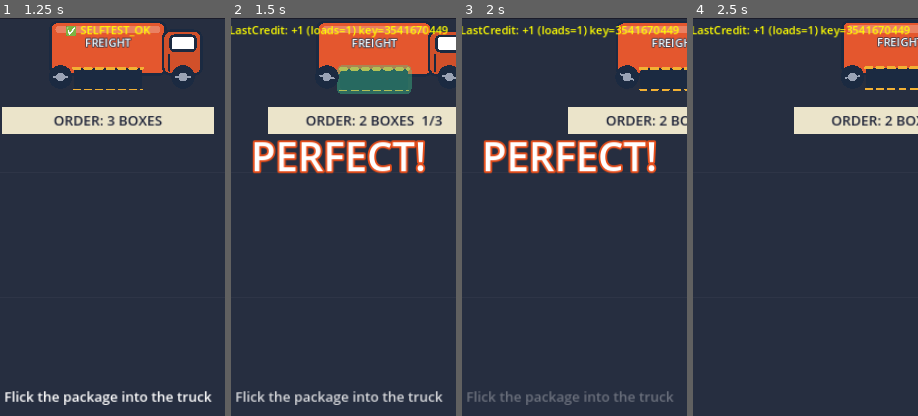
Above: before the commit, frames 1-4 (left to right).
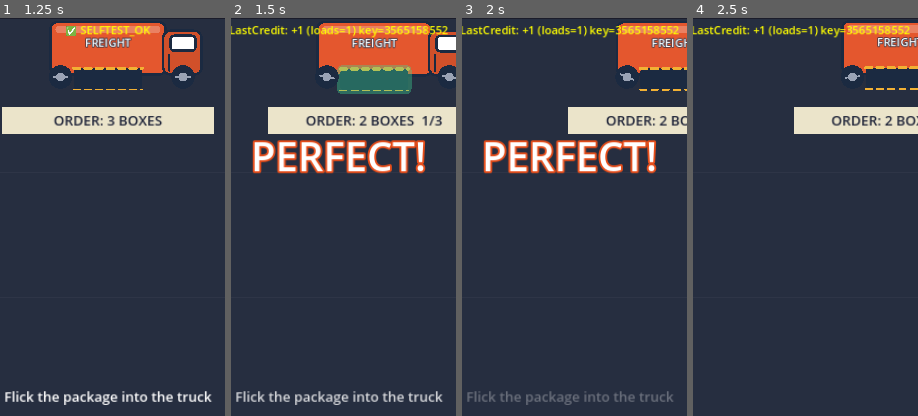
Above: after the commit, the same moments.

Repository: shaharFranses/flick-freight
Game: Godot game, scene res://scenes/main.tscn
Same seed, same stepped clock (60 frames per second), same inputs: the game is played once before the commit and once after it.
Inputs (mouse positions are % of the whole screen's width and height, from its top left):
- Up to frame 1 (1.25 s): move the mouse to (72, 45) at 0.52 s; click (72, 45) at 0.67 s; tap Space (ui_select) at 0.77 s
- Up to frame 2 (1.5 s): click "DEBUG +1 Load (F1)" at 1.25 s
- Up to frame 3 (2 s): no input
- Up to frame 4 (2.5 s): drag from (30, 55) to (73, 20) at 2.02 s
The pictures show only the part of the screen within x 26-76%, y 12-62%; the shares and areas given below are measured in that part.

Frame 1 is identical in both runs. In frame 2, 0.3% of the frame differs, in the area x 73-97%, y 2-5%; in frame 3, 0.3%; in frame 4, 0.3%.

Commit message:
r4: on-fire embers as tweened sprites (deterministic tint)

Diff:
--- a/scripts/ui_manager.gd
+++ b/scripts/ui_manager.gd
@@ -809,27 +809,29 @@
 			glow.polygon = Art.rrect(-100, -60, 200, 128, 24)
 			glow.color = Color(Art.AMBER, 0.22)
 			fire_glow.add_child(glow)
-			var fl = CPUParticles2D.new()
-			fl.texture = Art.TEX_STAR
-			fl.local_coords = false
-			fl.amount = 30
-			fl.lifetime = 0.5
-			fl.z_index = 4
-			fl.position = Vector2(0, 40)
-			fl.emission_shape = CPUParticles2D.EMISSION_SHAPE_RECTANGLE
-			fl.emission_rect_extents = Vector2(95, 30)
-			fl.direction = Vector2(0, -1)
-			fl.spread = 12
-			fl.gravity = Vector2(0, -220)
-			fl.initial_velocity_min = 20
-			fl.initial_velocity_max = 70
-			fl.scale_amount_min = 0.25
-			fl.scale_amount_max = 0.45
-			var g = Gradient.new()
-			g.set_color(0, Color(1.0, 0.85, 0.35, 1.0))
-			g.set_color(1, Color(0.9, 0.35, 0.18, 0.0))
-			fl.color_ramp = g
-			fire_glow.add_child(fl)
+			# embers as tweened sprites (CPUParticles color_ramp tinted randomly on web compat)
+			var tm = Timer.new()
+			tm.wait_time = 0.05
+			tm.autostart = true
+			fire_glow.add_child(tm)
+			var fgref = fire_glow
+			tm.timeout.connect(func():
+				if not is_instance_valid(fgref):
+					return
+				var e = Sprite2D.new()
+				e.texture = Art.TEX_FLAME if randf() < 0.6 else Art.TEX_STAR
+				e.position = Vector2(randf_range(-90, 90), randf_range(10, 40))
+				var sc = randf_range(0.35, 0.6)
+				e.scale = Vector2(sc, sc)
+				e.modulate = Color(1.0, randf_range(0.6, 0.85), 0.25, 0.95)
+				e.z_index = 1
+				fgref.add_child(e)
+				var et = e.create_tween().set_parallel(true)
+				et.tween_property(e, "position:y", e.position.y - randf_range(50, 90), 0.5)
+				et.tween_property(e, "modulate", Color(0.9, 0.34, 0.18, 0.0), 0.5)
+				et.tween_property(e, "scale", Vector2(sc * 0.5, sc * 0.5), 0.5)
+				et.chain().tween_callback(e.queue_free)
+			)
 			bay.add_child(fire_glow)
 			var tw = glow.create_tween().set_loops()
 			tw.tween_property(glow, "color:a", 0.35, 0.18)
